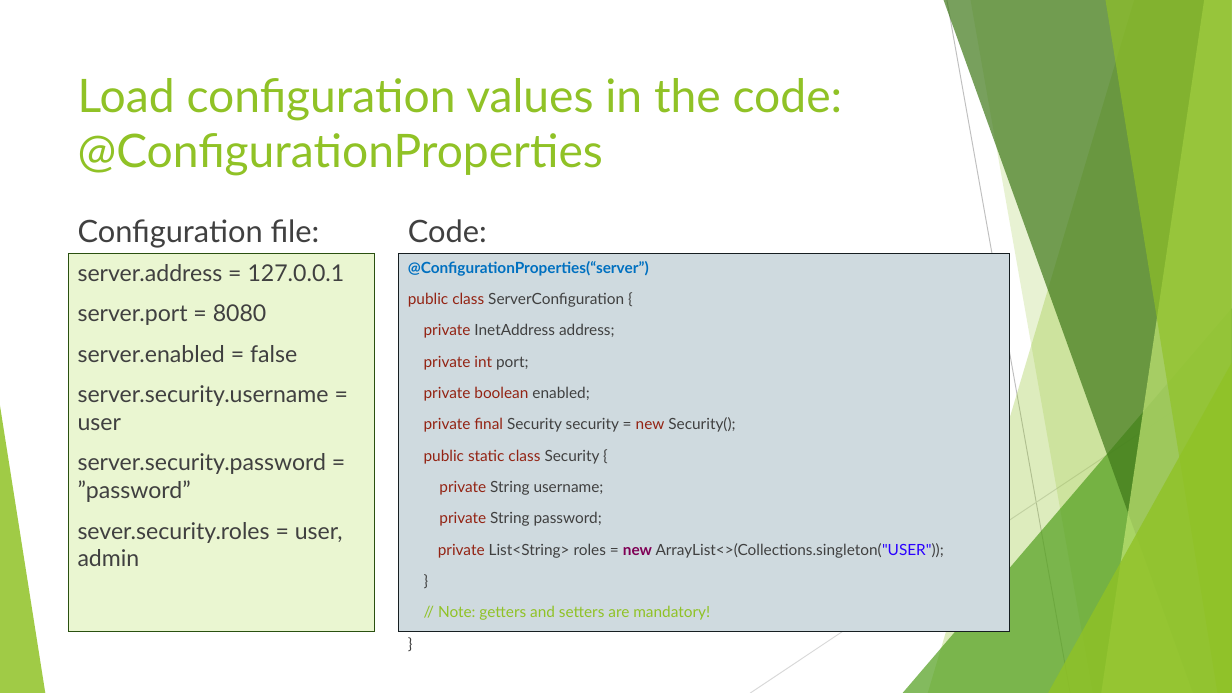
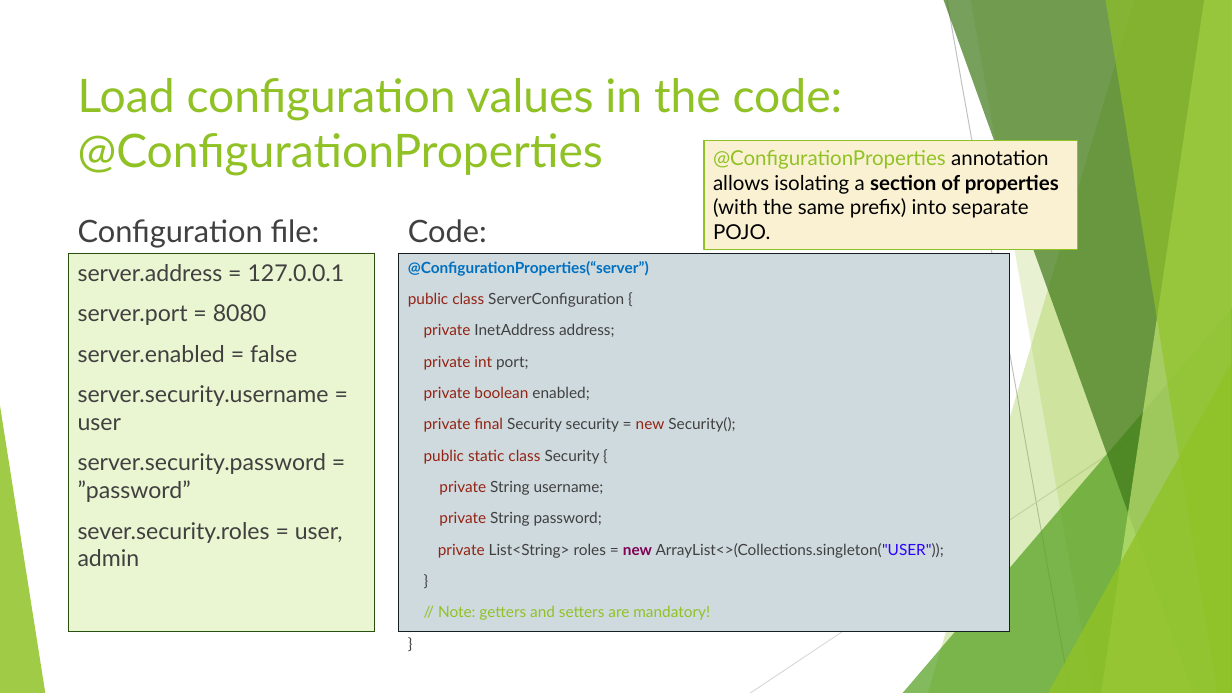
Before and after one commit to ybensman/SpringMicroserviceDemo, a slide deck: slide 31 of Spring_Beginners_2_SpringBootForMS.pptx (slide 30 before the commit). Drawn at 1232x693 pixels with LibreOffice and Linux fonts; fonts in the diff are those of the drawing. Boxes give left, top, right and bottom in pixels: in the first picture for what was removed or moved away, otherwise in the second. Text is boxed around its words. In the diff, an @@ line names an element or a change of style, - is before the commit and + after.

```diff
--- a/Spring_Beginners_2_SpringBootForMS.pptx
+++ b/Spring_Beginners_2_SpringBootForMS.pptx
@@ rectangle added at (704,140,1078,250), fill #FAF1D2, outline #90C226 1 pt, 16 pt, text #000000 @@
+@ConfigurationProperties annotation allows isolating a section of properties (with the same prefix) into separate POJO.
```
Also in this commit, not shown: 11 other slides changed, 1 slide added.
